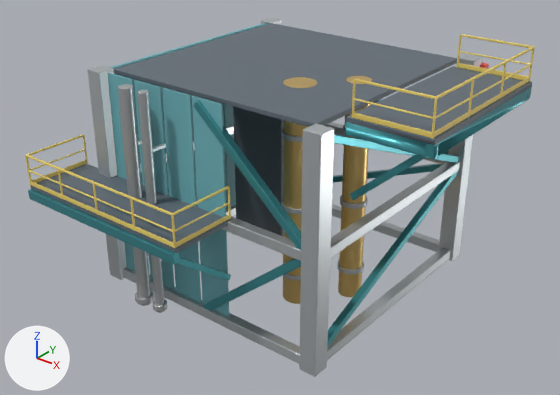
Before and after pictures for a commit that changed the FBX model unity/MissionForge/Assets/MissionForge/Art/Environment/LaunchPad/Models/Hero/hero_tower_segment_b.fbx.
Rendered twice from a camera (50 mm lens) standing at (15.95, -20.47, 15.45) and looking at (0.77, -1.5, 3.69). Arrows for +X, +Y and +Z are at lower left; the lights stay in place. The picture after the commit comes second. Vertices at exactly the same position are counted once.

Objects in the first picture: 'hero_tower_segment_b'.
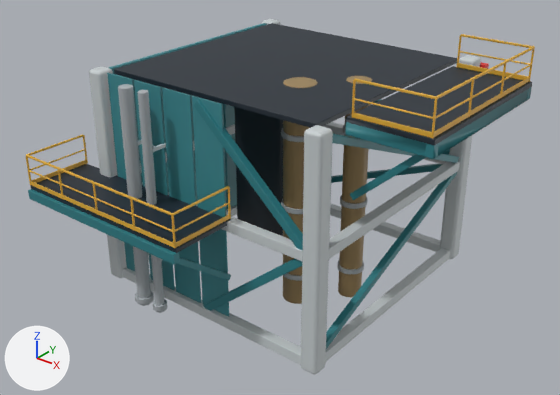
The edits, one by one:
Picture 'Hero_atlas_albedo.png' (img_hero_atlas_albedo_png) is new.
Material 'hero_atlas' (mat_hero_atlas) is new.
Its texture is img_hero_atlas_albedo_png.
me_hero_tower_segment_b_001 is used by ob_hero_tower_segment_b; location (0.0, 0.0, 0.0); rotation (1.571, 0.0, 0.0), in degrees (90, 0, 0).
me_hero_tower_segment_b_001 had 5553 vertices, 5223 faces and spanned x -5.9..7.32, y 0.0..9.11, z -5.0..7.02.
me_hero_tower_segment_b_001 no longer uses material mat_hero_white (light grey #ced4d7).
me_hero_tower_segment_b_001 no longer uses material mat_hero_teal (cyan #50a6ad).
me_hero_tower_segment_b_001 no longer uses material mat_hero_clad (cyan #6fb3bc).
me_hero_tower_segment_b_001 no longer uses material mat_hero_core (beige #e1bf76).
me_hero_tower_segment_b_001 no longer uses material mat_hero_rail (yellow #edd36c).
me_hero_tower_segment_b_001 no longer uses material mat_hero_pipe (light grey #c4c7c8).
me_hero_tower_segment_b_001 no longer uses material mat_hero_dark (dark grey #596169).
me_hero_tower_segment_b_001 no longer uses material mat_grating (greyish blue #616c76).
me_hero_tower_segment_b_001 no longer uses material mat_lamp (pale yellow #fff3da, glowing beige #ffedcb).
me_hero_tower_segment_b_001 no longer uses material mat_warning_red (red #f35950).
me_hero_tower_segment_b_001 now has 5753 vertices, 11176 faces and spans x -5.9..7.32, y 0.0..9.11, z -5.0..7.02.
me_hero_tower_segment_b_001 part 1: the loose piece of 56 vertices spanning x -4.81..-4.19, y 0.0..8.0, z 4.19..4.81 is rebuilt with 96 vertices and now spans x -4.81..-4.19, y 0.0..8.0, z 4.19..4.81, in mat_hero_atlas (picture img_hero_atlas_albedo_png).
me_hero_tower_segment_b_001 part 2: the loose piece of 56 vertices spanning x 4.19..4.81, y 0.0..8.0, z -4.81..-4.19 is rebuilt with 96 vertices and now spans x 4.19..4.81, y 0.0..8.0, z -4.81..-4.19, in mat_hero_atlas (picture img_hero_atlas_albedo_png).
me_hero_tower_segment_b_001 part 3: the loose piece of 56 vertices spanning x -3.4..-1.0, y 0.2..7.8, z -3.6..-0.8 is rebuilt with 96 vertices and now spans x -3.4..-1.0, y 0.2..7.8, z -3.6..-0.8, in mat_hero_atlas (picture img_hero_atlas_albedo_png).
me_hero_tower_segment_b_001 part 4: the loose piece of 56 vertices spanning x 4.19..4.81, y 0.0..8.0, z 4.19..4.81 is rebuilt with 96 vertices and now spans x 4.19..4.81, y 0.0..8.0, z 4.19..4.81, in mat_hero_atlas (picture img_hero_atlas_albedo_png).
me_hero_tower_segment_b_001 part 5: the loose piece of 56 vertices spanning x -4.81..-4.19, y 0.0..8.0, z -4.81..-4.19 is rebuilt with 96 vertices and now spans x -4.81..-4.19, y 0.0..8.0, z -4.81..-4.19, in mat_hero_atlas (picture img_hero_atlas_albedo_png).
me_hero_tower_segment_b_001 gains material mat_hero_atlas (picture img_hero_atlas_albedo_png).

Location of each change, [x1, y1, x2, y2] in pixels of the pictures (560 x 395 px):
'hero_tower_segment_b', reshaped: before [26, 18, 535, 377]; after [26, 19, 535, 375]
part 1 of me_hero_tower_segment_b_001, rebuilt: before [87, 65, 127, 280]; after [89, 67, 127, 278]
part 2 of me_hero_tower_segment_b_001, rebuilt: before [439, 54, 482, 261]; after [440, 55, 481, 259]
part 3 of me_hero_tower_segment_b_001, rebuilt: before [233, 107, 325, 236]; after [234, 107, 324, 236]
part 4 of me_hero_tower_segment_b_001, rebuilt (8% narrower): before [299, 124, 334, 377]; after [301, 125, 333, 375]
part 5 of me_hero_tower_segment_b_001, rebuilt: before [261, 18, 281, 25]; after [262, 19, 280, 25]
